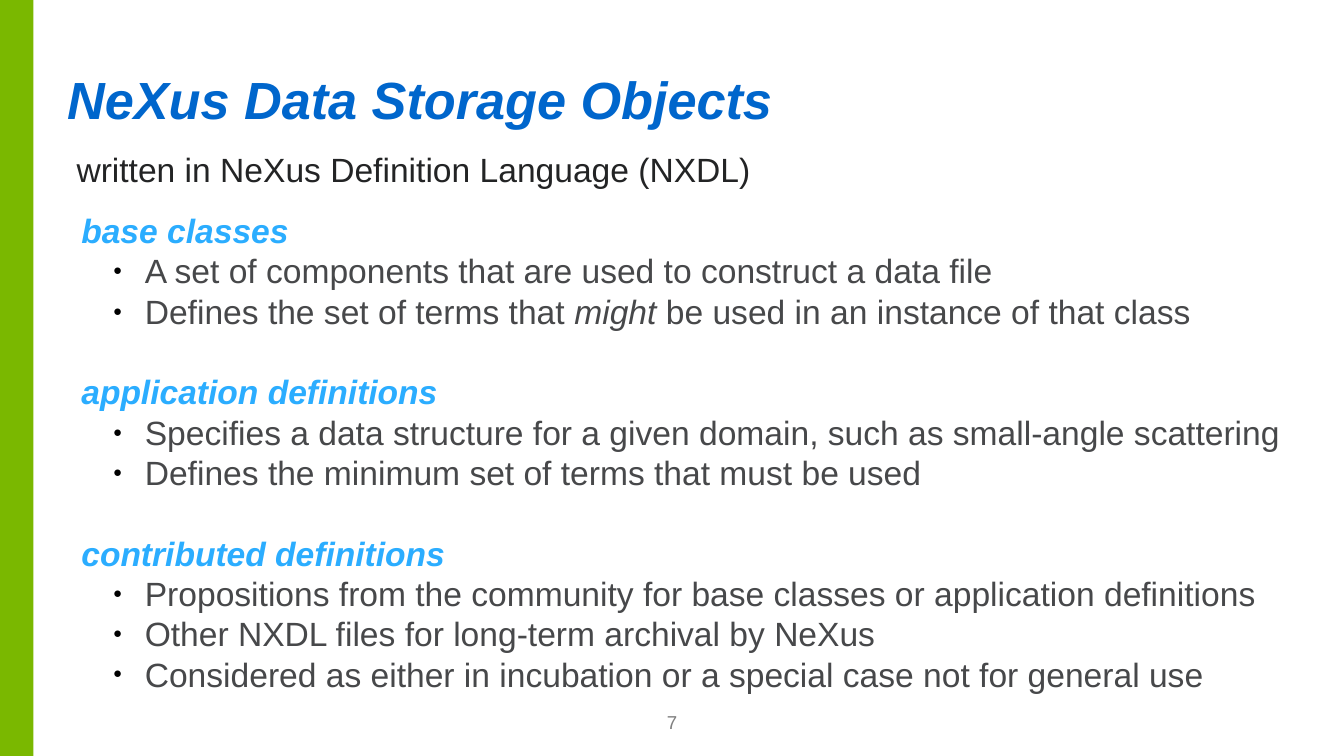
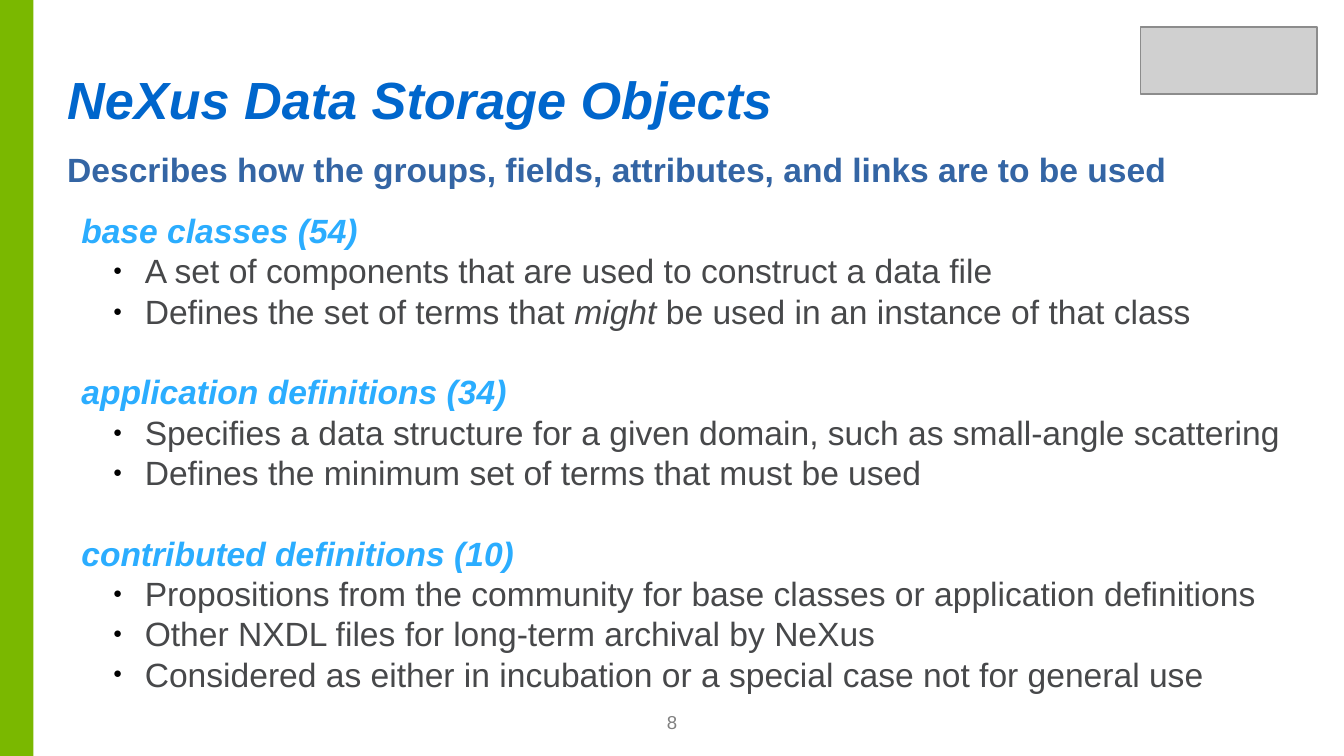
Before and after one commit to nexusformat/communications, a slide deck: slide 8 of 2017/NeXus-Intro.odp (slide 7 before the commit). Drawn at 1344x756 pixels with LibreOffice and Linux fonts; fonts in the diff are those of the drawing; grey boxes stand for pictures; background and template pictures are left out. Boxes give left, top, right and bottom in pixels: in the first picture for what was removed or moved away, otherwise in the second. Text is boxed around its words. In the diff, an @@ line names an element or a change of style, - is before the commit and + after.

```diff
--- a/2017/NeXus-Intro.odp
+++ b/2017/NeXus-Intro.odp
@@ picture added at (1141,27,1317,94) @@
@@ text at (67,157,1165,188): text changed; text colour #232425 to #3465A4; bold on @@
-written in NeXus Definition Language (NXDL)
+Describes how the groups, fields, attributes, and links are to be used
@@ text at (81,218,358,249): text changed @@
-base classes
+base classes (54)
@@ text at (81,379,507,411): text changed @@
-application definitions
+application definitions (34)
@@ text at (81,541,514,572): text changed @@
-contributed definitions
+contributed definitions (10)
@@ page number at (667,716,677,729): text changed @@
-7
+8
```
Also in this commit, not shown: 18 other slides changed, 11 slides added, 6 slides removed, 1 other file.
